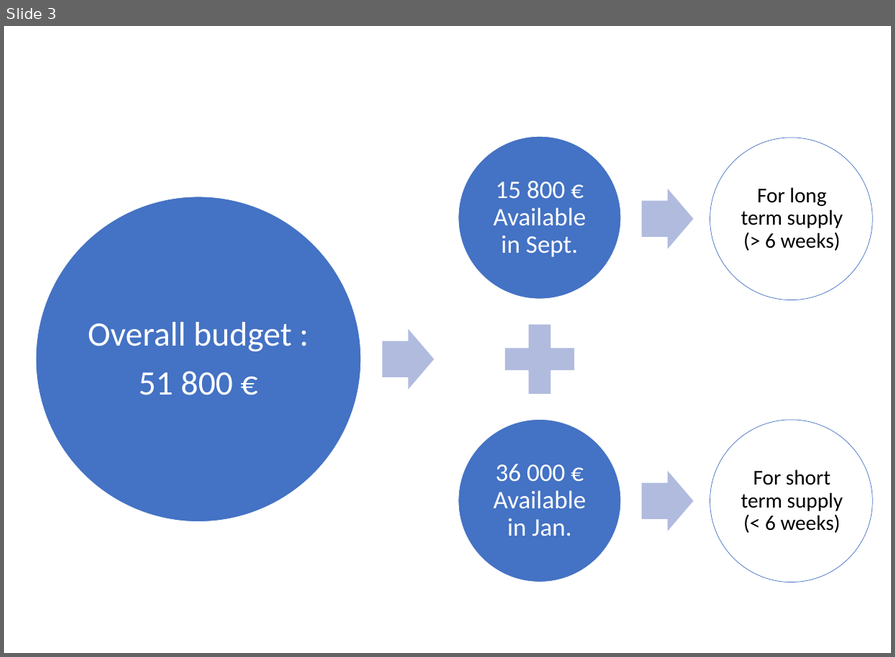
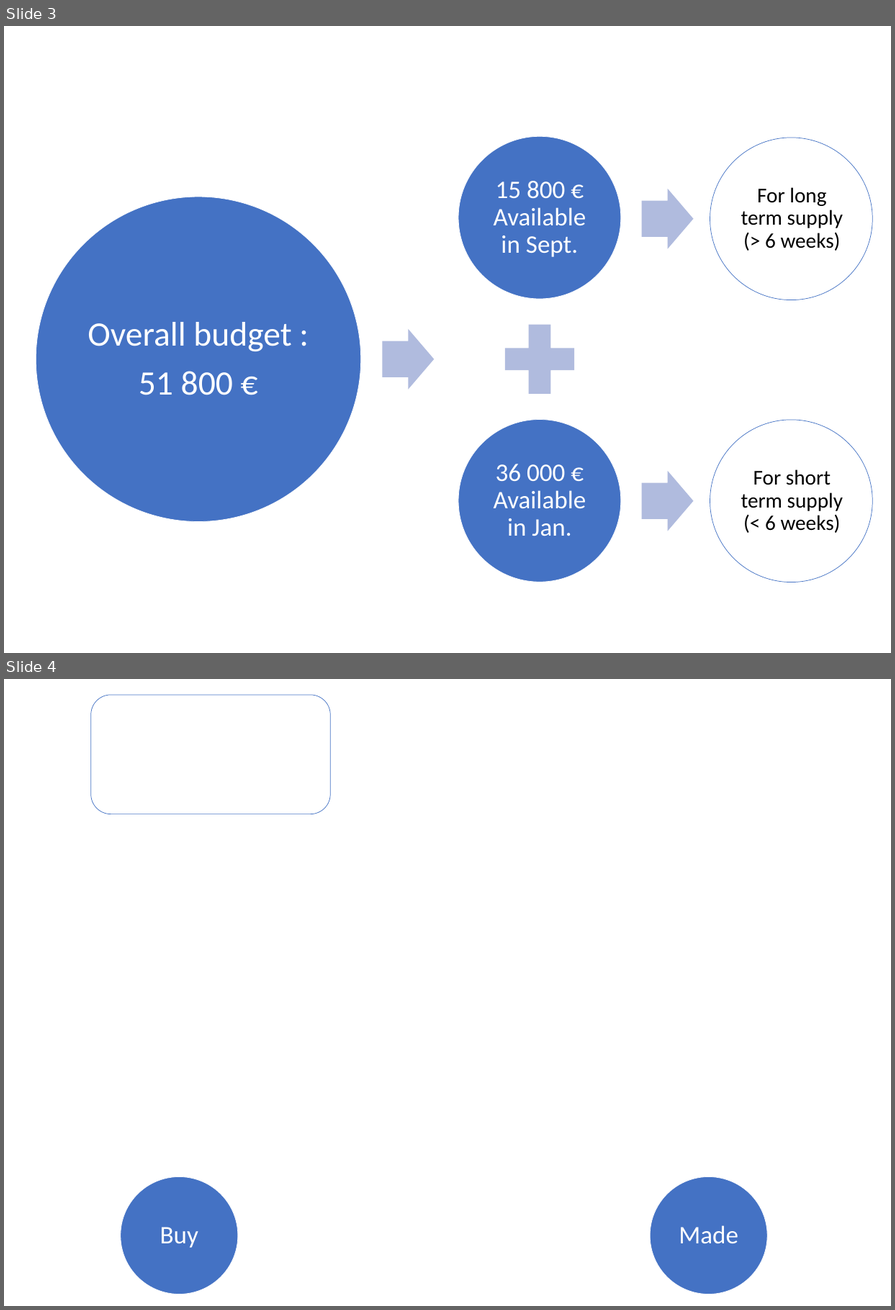
Before and after one commit to EOSCogniton/STUF2019, a slide deck: CR - Cost Report/Preparation oral/Affiches.pptx. Shown one above the other, each under a label of ours: slide 3 before the commit, slides 3 and 4 after it. The pictures are 895x657 and 895x1310 pixels, drawn with LibreOffice and Linux fonts; fonts in the diff are those of the drawing. Boxes give left, top, right and bottom in pixels: in the first picture for what was removed or moved away, otherwise in the second. Text is boxed around its words. In the diff, an @@ line names an element or a change of style, - is before the commit and + after.

```diff
--- a/CR - Cost Report/Preparation oral/Affiches.pptx
+++ b/CR - Cost Report/Preparation oral/Affiches.pptx
@@ slide 4 added at (4,679,891,1306), background #FFFFFF @@
@@ rounded rectangle added at (91,695,330,814), fill #FFFFFF, outline #4472C4 1 pt @@
@@ ellipse added at (121,1177,238,1295), fill #4472C4, outline #FFFFFF 1 pt @@
@@ ellipse added at (650,1177,767,1295), fill #4472C4, outline #FFFFFF 1 pt @@
@@ text added at (160,1227,198,1248), 48 pt, text #FFFFFF @@
+Buy
@@ text added at (679,1225,738,1244), 48 pt, text #FFFFFF @@
+Made
```
Also in this commit, not shown: 1 slide changed, 4 other files.
